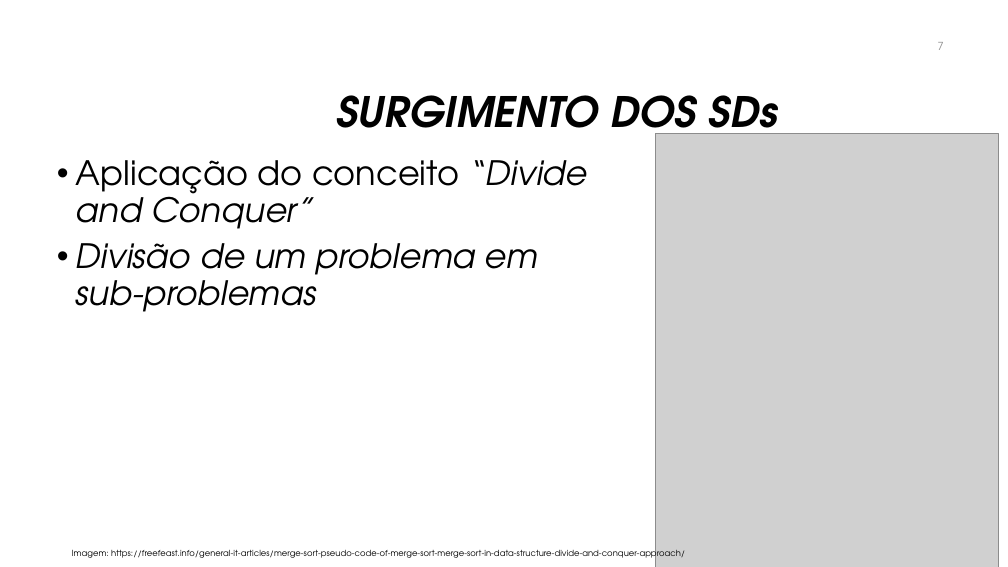
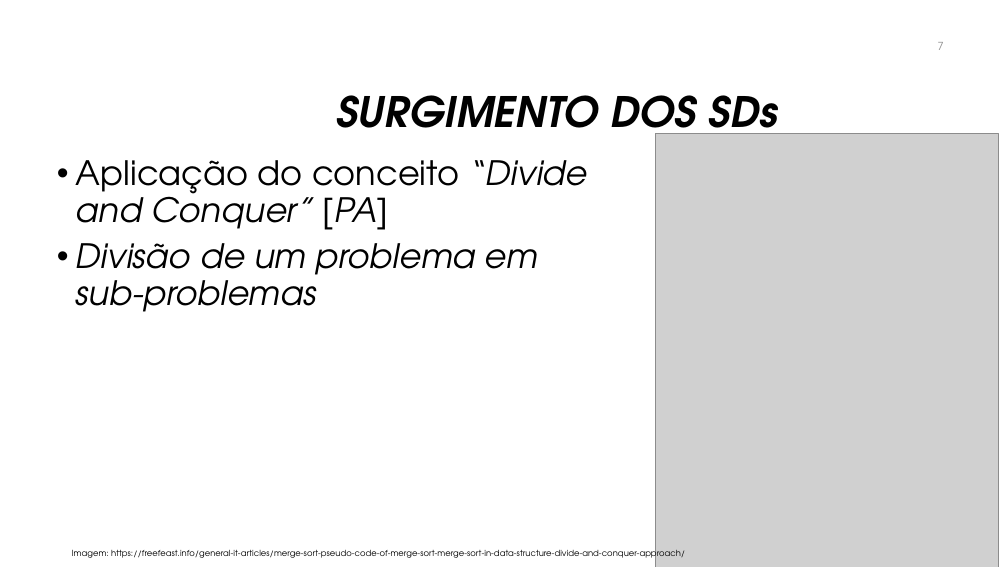
Before and after one commit to manoelcampos/sistemas-distribuidos, a slide deck: slide 7 of introducao-sd.pptx. Drawn at 1008x567 pixels with LibreOffice and Linux fonts; fonts in the diff are those of the drawing; grey boxes stand for pictures; background and template pictures are left out. Boxes give left, top, right and bottom in pixels: in the first picture for what was removed or moved away, otherwise in the second. Text is boxed around its words. In the diff, an @@ line names an element or a change of style, - is before the commit and + after.

```diff
--- a/introducao-sd.pptx
+++ b/introducao-sd.pptx
@@ text at box(76, 160, 588, 230): text changed; italic on @@
-• Aplicação do conceito “Divide and Conquer”
+• Aplicação do conceito “Divide and Conquer” [PA]
```
Also in this commit, not shown: 1 other slide changed, 34 slides added, 12 other files.
